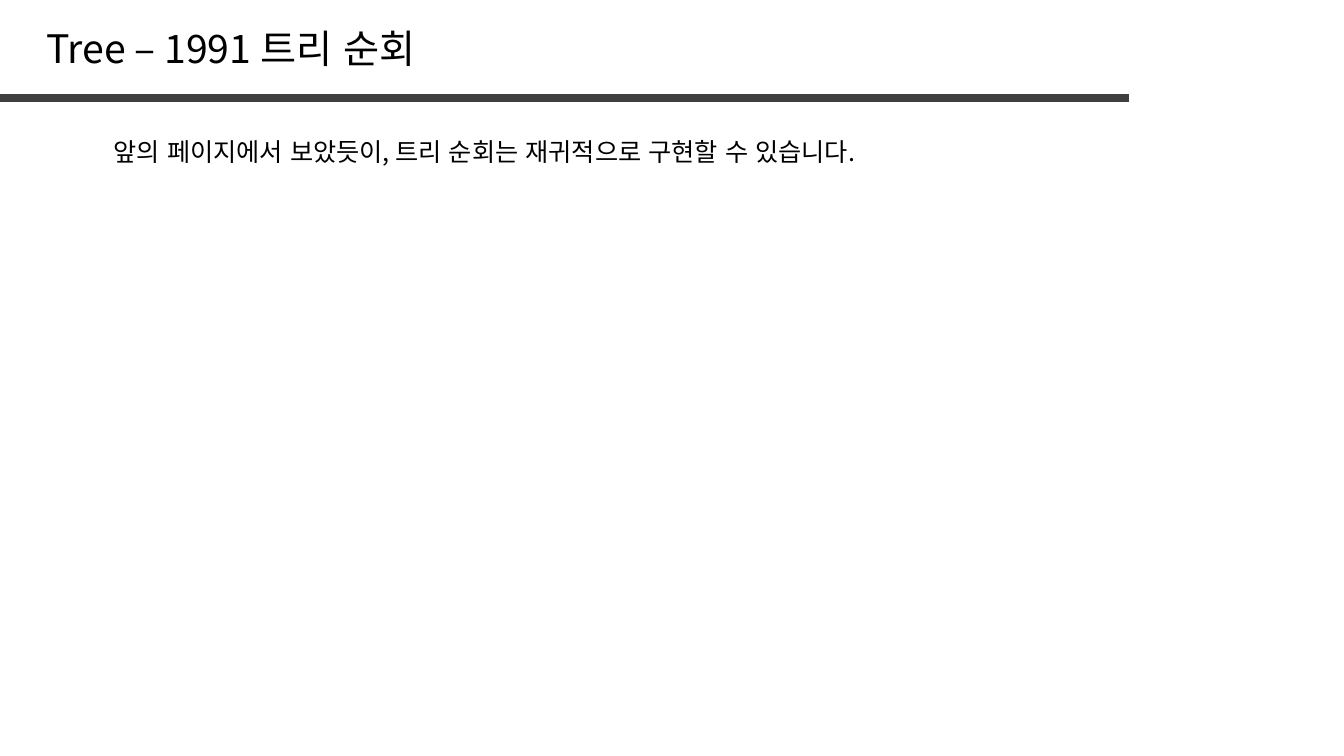
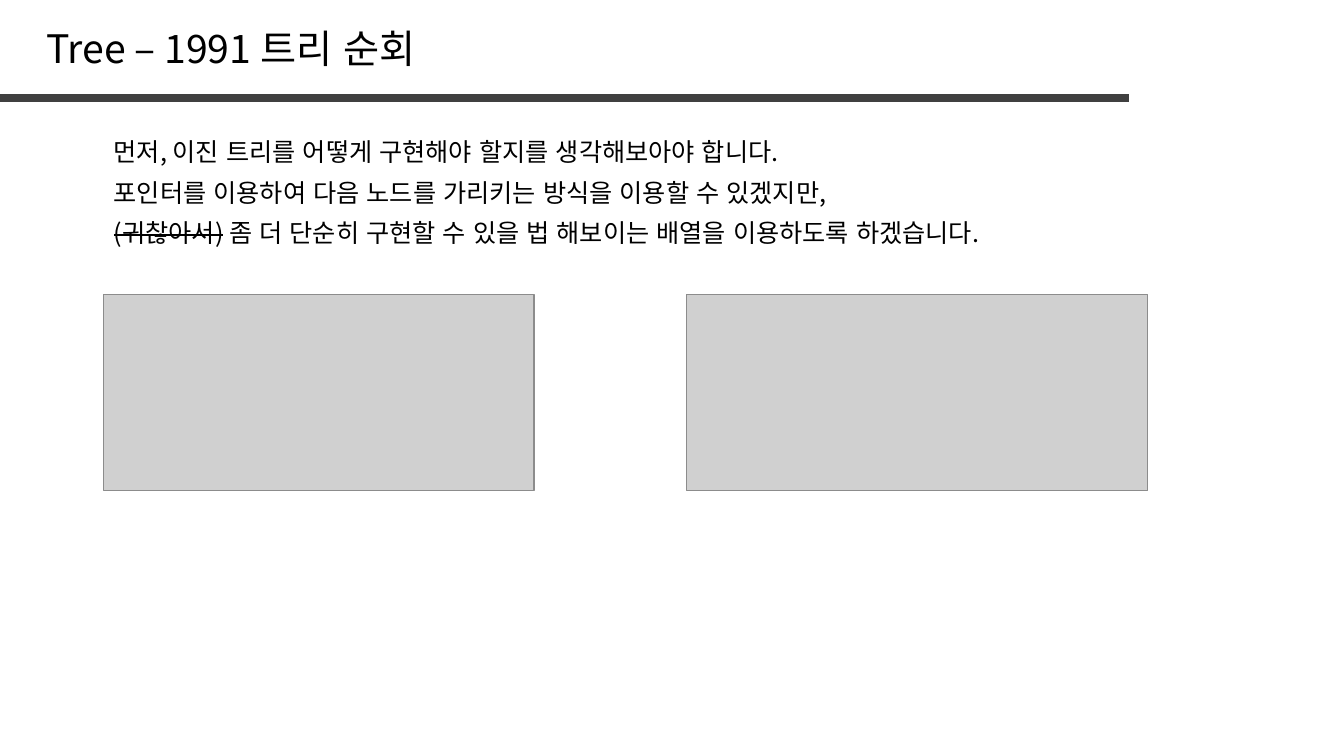
Before and after one commit to jaehoo1/PS-study, a slide deck: slide 19 of study/8_Tree, Graph.pptx. Drawn at 1344x756 pixels with LibreOffice and Linux fonts; fonts in the diff are those of the drawing; grey boxes stand for pictures. Boxes give left, top, right and bottom in pixels: in the first picture for what was removed or moved away, otherwise in the second. Text is boxed around its words. In the diff, an @@ line names an element or a change of style, - is before the commit and + after.

```diff
--- a/study/8_Tree, Graph.pptx
+++ b/study/8_Tree, Graph.pptx
@@ text at [114,140,779,166]: text changed @@
-앞의 페이지에서 보았듯이, 트리 순회는 재귀적으로 구현할 수 있습니다.
+먼저, 이진 트리를 어떻게 구현해야 할지를 생각해보아야 합니다.
@@ text added at [114,181,827,207], 18 pt, text #000000 @@
+포인터를 이용하여 다음 노드를 가리키는 방식을 이용할 수 있겠지만,
@@ text added at [114,221,979,247], 18 pt, text #000000 @@
+(귀찮아서) 좀 더 단순히 구현할 수 있을 법 해보이는 배열을 이용하도록 하겠습니다.
@@ picture added at [104,294,534,491] @@
@@ picture added at [687,294,1148,491] @@
```
Also in this commit, not shown: 6 slides added, 1 slide removed.
